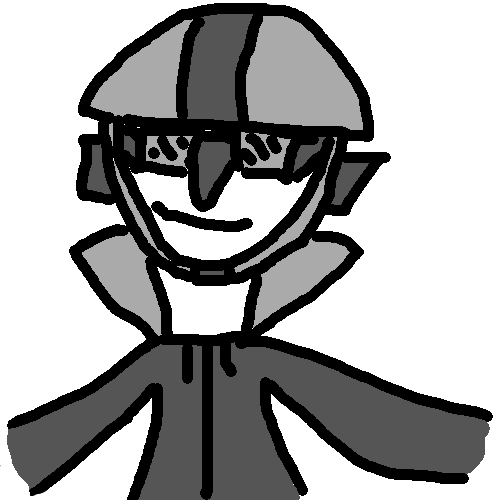
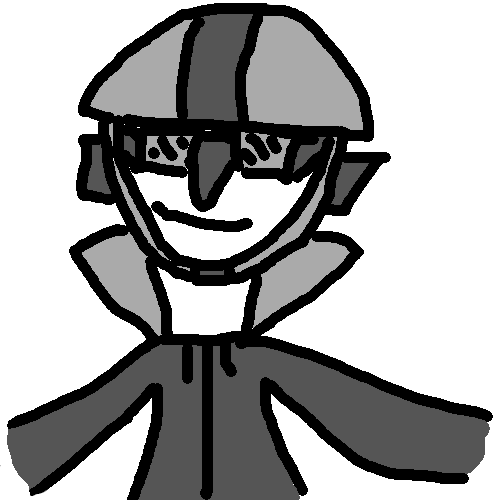
Layered file, before and after one edit (500 x 500). Changes by layer:
renamed "vector" to "scalar", painted on it over [0, 4, 340, 497]
